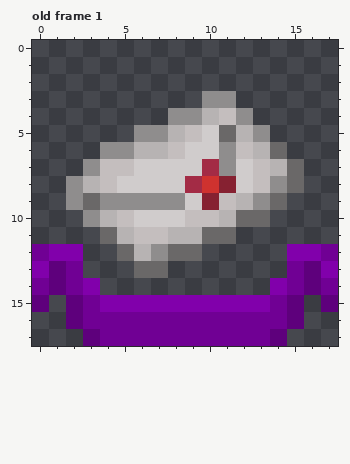
Pixel-art file -- textures/aseprites/hero_of_the_garden.aseprite. The picture above was drawn from the file before the commit.
18x18 pixels, 3 frames. Colours within 5 levels of each other are drawn and written as one. Shown: old frame 1.
After the commit:
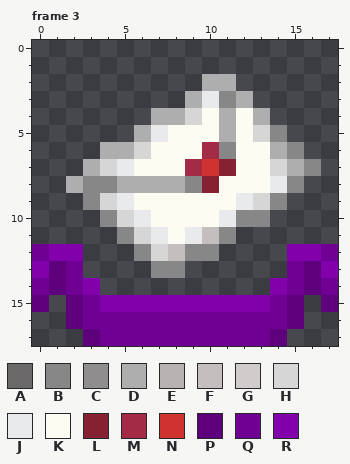
Palette (. is transparent): A #6a6868  B #878787  C #8f8d8d  D #aeaeae  E #b7b3b3  F #c4bebe  G #d0cccc  H #d6d6d6  J #e9eaeb  K #fcfcf2  L #862131  M #a32b45  N #cf322f  P #5e007c  Q #700094  R #8100ab
A new or re-ordered frame is compared with the old frame closest to it.
Difference:
frames 3 -> 4
Changed rows in their new state; - is an unchanged pixel.
Frame 3 is new; against old frame 1:
first column x 2:
 2 --------DD-----
 3 -------DJBD----
 4 -----DDHKDKD---
 5 ----DJKKKDKHB--
 6 --DDHKKKMBKKDB-
 7 -DHJKKKMNLKKHDB
 8 DBBDDDDBLKKKJB-
 9 .BHJKKKKKKJHB--
10 -.BHJKKKKJBB---
11 --.BHJKJFB-----
12 ---.BHFBB------
13 ----.BB--------
